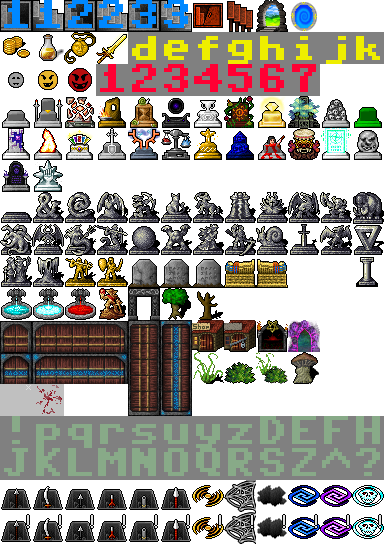
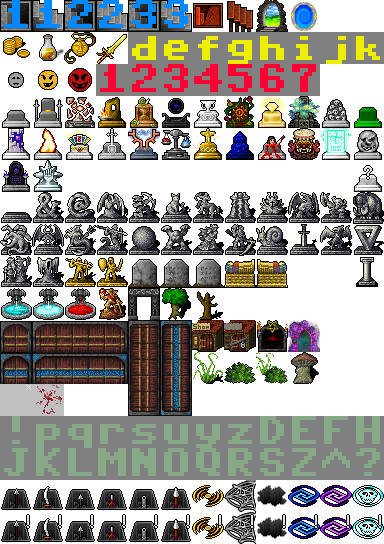
Layers edited between the first and the second 384 x 544 image:
painted on "Pasted Layer" over box(354, 165, 382, 192)
